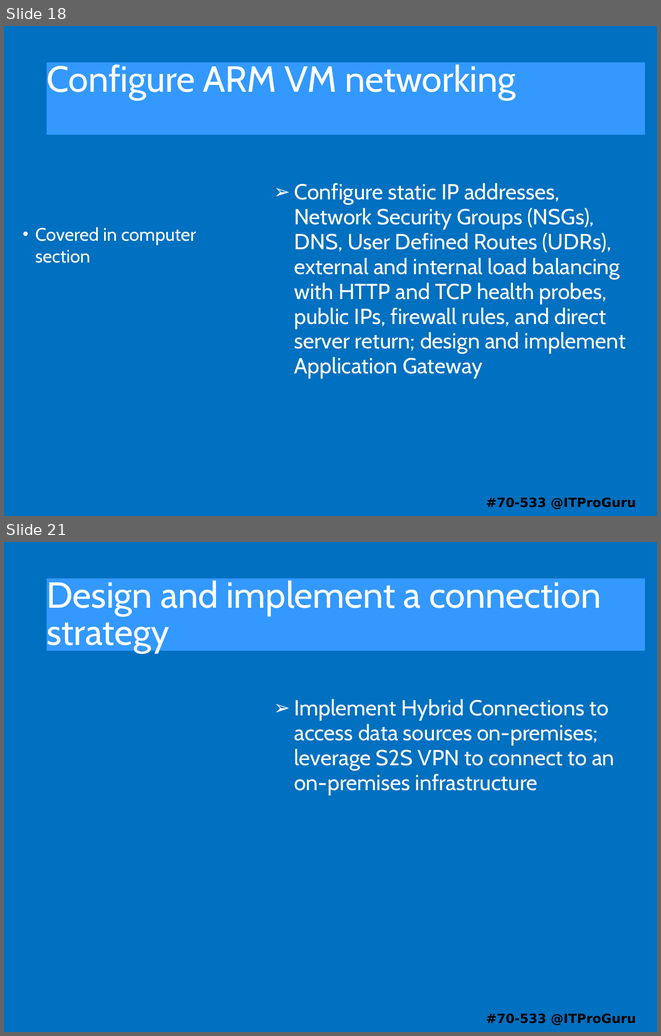
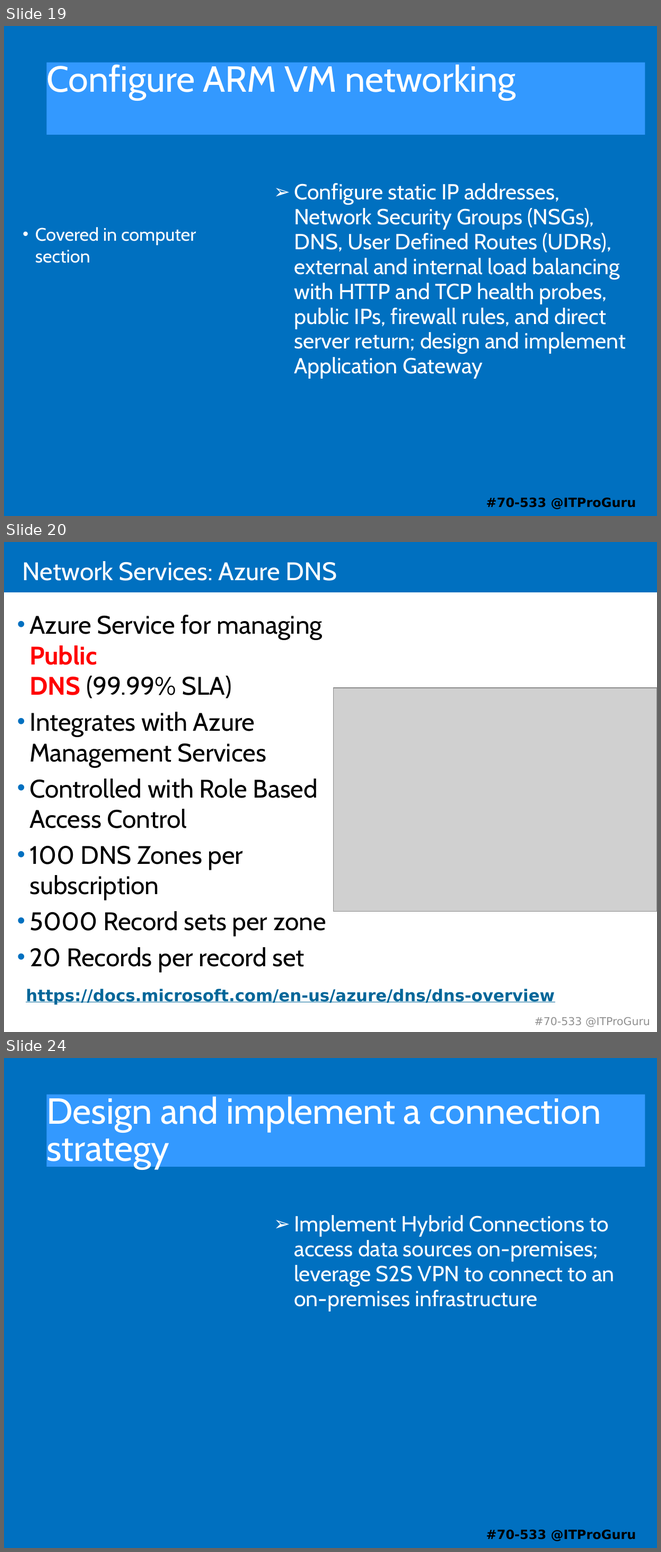
Before and after one commit to guruskill/70-533, a slide deck: 70-533-04-Network.pptx. Shown one above the other, each under a label of ours: slides 18 and 21 before the commit, slides 19, 20 and 24 after it; the slides between them are not shown. The pictures are 661x1036 and 661x1552 pixels, drawn with LibreOffice and Linux fonts; fonts in the diff are those of the drawing; grey boxes stand for pictures. Boxes give left, top, right and bottom in pixels: in the first picture for what was removed or moved away, otherwise in the second. Text is boxed around its words. In the diff, an @@ line names an element or a change of style, - is before the commit and + after.

Commit message:
Networking changes

```diff
--- a/70-533-04-Network.pptx
+++ b/70-533-04-Network.pptx
@@ slide 20 added at (4,542,657,1032), background #FFFFFF @@
@@ rectangle added at (4,542,657,592), fill #0070C0 @@
@@ title added at (23,561,337,581), 28 pt, text #FFFFFF @@
+Network Services: Azure DNS
@@ text added at (29,615,326,972), 28 pt, text #000000 @@
+• Azure Service for managing Public
+  DNS (99.99% SLA)
+• Integrates with Azure Management Services
+• Controlled with Role Based Access Control
+• 100 DNS Zones per subscription
+• 5000 Record sets per zone
+• 20 Records per record set
@@ picture added at (333,688,657,911) @@
@@ text added at (26,988,555,1005), 18 pt, text #006699, bold, underline @@
+https://docs.microsoft.com/en-us/azure/dns/dns-overview
@@ text added at (535,1017,650,1027), 12 pt, text #909090 @@
+#70-533 @ITProGuru
@@ what was slide 18 is now slide 19 @@
@@ what was slide 21 is now slide 24 @@
```
Also in this commit, not shown: 4 slides changed, 6 other slides added, 7 slides removed.
